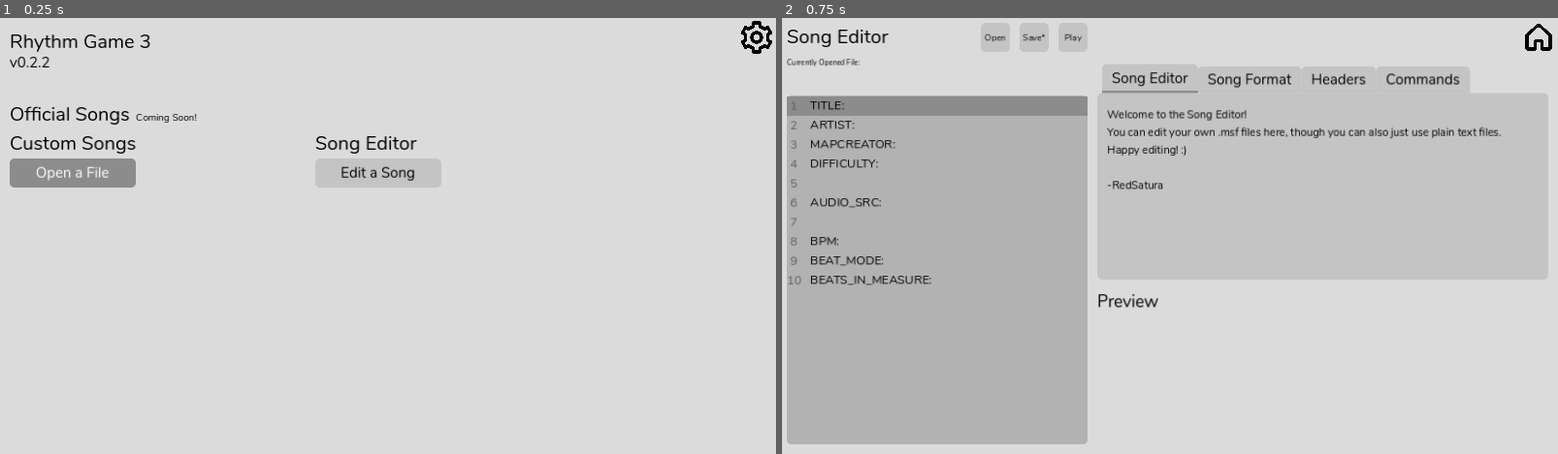
Above: before the commit, frames 1-2 (left to right).
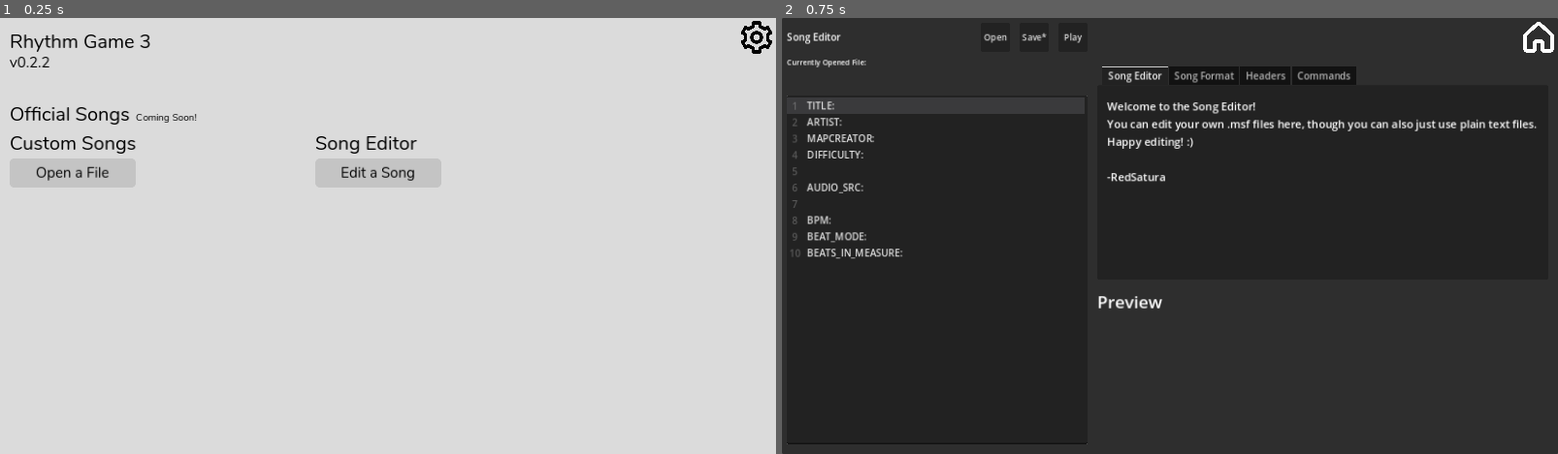
Above: after the commit, the same moments.

Repository: RedSatura/rhythm-game-3
Game: Godot game, scene res://scenes/title/title_screen.tscn
Two runs of this game, one before a commit and one after it. Both use one fixed random seed, a clock stepped at 60 frames per second and the inputs below.
Inputs:
- Up to frame 1 (0.25 s): no input
- Up to frame 2 (0.75 s): click "Edit a Song" at 0.5 s

The runs differ from the first frame. In frame 1, 1.0% of the frame differs, in the area x 1-18%, y 32-39%; in frame 2, 99%, in the area x 0-100%, y 0-100%.

Commit message:
theme changes, change note lane textures

Diff:
--- a/project.godot
+++ b/project.godot
@@ -20,6 +20,7 @@
 
 SignalHandler="*res://scripts/signal handler/signal_handler.gd"
 GlobalData="*res://scripts/global data/global_data.gd"
+DataSaver="*res://scripts/data_saver/data_saver.gd"
 
 [debug]
 
--- a/scenes/editor/song_editor.gd
+++ b/scenes/editor/song_editor.gd
@@ -39,7 +39,6 @@
 	SignalHandler.connect("beat_occured", Callable(self, "process_beat"))
 	song_manager_viewport.visible = false
 	song_validator.highlighting_color = highlighting_color
-	$UI.theme = GlobalData.global_settings["theme"]
 	code_edit.grab_focus()
 
 func _on_open_pressed() -> void:
--- a/scenes/editor/song_editor.tscn
+++ b/scenes/editor/song_editor.tscn
@@ -1,9 +1,8 @@
-[gd_scene load_steps=8 format=3 uid="uid://cy0hcyuyxp8sr"]
+[gd_scene load_steps=12 format=3 uid="uid://cy0hcyuyxp8sr"]
 
 [ext_resource type="Script" path="res://scenes/editor/song_editor.gd" id="1_m8jub"]
 [ext_resource type="PackedScene" uid="uid://ieks0tgggfiu" path="res://scenes/song_manager/song_manager.tscn" id="2_cdhk3"]
 [ext_resource type="PackedScene" uid="uid://bltgltqli3hk0" path="res://scenes/song_validator/song_validator.tscn" id="3_28ch4"]
-[ext_resource type="Theme" uid="uid://difwrn3vbn48p" path="res://styles/default_theme.tres" id="4_8og5i"]
 [ext_resource type="Texture2D" uid="uid://cbdrwyxdt2ook" path="res://assets/icons/house-bold-svgrepo-com.svg" id="5_xkohr"]
 
 [sub_resource type="InputEventAction" id="InputEventAction_yfhqm"]
@@ -11,6 +10,16 @@
 
 [sub_resource type="Shortcut" id="Shortcut_j002f"]
 events = [SubResource("InputEventAction_yfhqm")]
+
+[sub_resource type="StyleBoxEmpty" id="StyleBoxEmpty_5agte"]
+
+[sub_resource type="StyleBoxEmpty" id="StyleBoxEmpty_meuqb"]
+
+[sub_resource type="StyleBoxEmpty" id="StyleBoxEmpty_n18v5"]
+
+[sub_resource type="StyleBoxEmpty" id="StyleBoxEmpty_oule7"]
+
+[sub_resource type="StyleBoxEmpty" id="StyleBoxEmpty_jn6ve"]
 
 [node name="SongEditor" type="Node2D"]
 script = ExtResource("1_m8jub")
@@ -27,7 +36,6 @@
 anchors_preset = 0
 offset_right = 40.0
 offset_bottom = 40.0
-theme = ExtResource("4_8og5i")
 
 [node name="Panel" type="Panel" parent="UI"]
 layout_mode = 0
@@ -289,9 +297,12 @@
 offset_left = 1216.0
 offset_right = 1280.0
 offset_bottom = 64.0
-toggle_mode = true
+theme_override_styles/normal = SubResource("StyleBoxEmpty_5agte")
+theme_override_styles/hover = SubResource("StyleBoxEmpty_meuqb")
+theme_override_styles/pressed = SubResource("StyleBoxEmpty_n18v5")
+theme_override_styles/disabled = SubResource("StyleBoxEmpty_oule7")
+theme_override_styles/focus = SubResource("StyleBoxEmpty_jn6ve")
 icon = ExtResource("5_xkohr")
-flat = true
 icon_alignment = 1
 expand_icon = true
 
--- a/scenes/note_lane/note/note.gd
+++ b/scenes/note_lane/note/note.gd
@@ -5,12 +5,7 @@
 var distance_to_target: Vector2 = Vector2.ZERO
 var movement_speed: Vector2 = Vector2.ZERO
 
-var beats_existed: int = 0
-
-@onready var note_info: Node = $NoteInfo
-
 func _ready() -> void:
-	SignalHandler.connect("beat_occured", Callable(self, "beat_occured"))
 	movement_speed = Vector2(distance_to_target.x / note_speed, distance_to_target.y / note_speed)
 
 func _physics_process(delta: float) -> void:
@@ -20,7 +15,3 @@
 func _on_visible_on_screen_notifier_2d_screen_exited() -> void:
 	SignalHandler.emit_signal("note_missed")
 	queue_free()
-
-func beat_occured(_pos: int) -> void:
-	beats_existed += 1
-	note_info.text = str(beats_existed)
--- a/scenes/note_lane/note/note.tscn
+++ b/scenes/note_lane/note/note.tscn
@@ -1,6 +1,7 @@
-[gd_scene load_steps=3 format=3 uid="uid://chb7hawa2uvgu"]
+[gd_scene load_steps=4 format=3 uid="uid://chb7hawa2uvgu"]
 
 [ext_resource type="Script" path="res://scenes/note_lane/note/note.gd" id="1_7d4lo"]
+[ext_resource type="Texture2D" uid="uid://c2f4gd58q2jxy" path="res://assets/textures/note_bg.png" id="2_4ub0x"]
 
 [sub_resource type="CircleShape2D" id="CircleShape2D_mxjhr"]
 radius = 8.0
@@ -10,17 +11,12 @@
 script = ExtResource("1_7d4lo")
 note_speed = 1.25
 
-[node name="CollisionShape2D" type="CollisionShape2D" parent="."]
-shape = SubResource("CircleShape2D_mxjhr")
-
-[node name="Polygon2D" type="Polygon2D" parent="."]
-color = Color(1, 1, 1, 0.501961)
-polygon = PackedVector2Array(0, 32, 24, 24, 32, 0, 24, -24, 0, -32, -24, -24, -32, 0, -24, 24)
-
-[node name="VisibleOnScreenNotifier2D" type="VisibleOnScreenNotifier2D" parent="."]
-visible = false
-position = Vector2(1.90735e-06, 1.90735e-06)
-scale = Vector2(3.2, 3.2)
+[node name="TextureRect" type="TextureRect" parent="."]
+offset_left = -32.0
+offset_top = -32.0
+offset_right = 32.0
+offset_bottom = 32.0
+texture = ExtResource("2_4ub0x")
 
 [node name="NoteInfo" type="Label" parent="."]
 visible = false
@@ -33,4 +29,12 @@
 horizontal_alignment = 1
 vertical_alignment = 1
 
+[node name="CollisionShape2D" type="CollisionShape2D" parent="."]
+shape = SubResource("CircleShape2D_mxjhr")
+
+[node name="VisibleOnScreenNotifier2D" type="VisibleOnScreenNotifier2D" parent="."]
+visible = false
+position = Vector2(1.90735e-06, 1.90735e-06)
+scale = Vector2(3.2, 3.2)
+
 [connection signal="screen_exited" from="VisibleOnScreenNotifier2D" to="." method="_on_visible_on_screen_notifier_2d_screen_exited"]
--- a/scenes/note_lane/note_lane.gd
+++ b/scenes/note_lane/note_lane.gd
@@ -6,10 +6,10 @@
 @onready var note_spawn_position: Node = $NoteSpawnPosition
 @onready var note_cooldown_timer: Node = $NoteCooldownTimer
 
-@onready var hitspot: Node = $Hitspot
-@onready var hitspot_flash_cooldown: Node = $Hitspot/HitspotFlashCooldown
+@onready var note_detector: Node = $NoteDetector
 
 @onready var lane_background: Node = $UI/LaneBackground
+@onready var note_detector_background: Node = $UI/NoteDetectorBackground
 
 var current_note: Area2D = null
 
@@ -35,7 +35,7 @@
 
 func spawn_note() -> void:
 	var new_note: Node = load("res://scenes/note_lane/note/note.tscn").instantiate()
-	new_note.distance_to_target = Vector2(hitspot.position.x - note_spawn_position.position.x, hitspot.position.y - note_spawn_position.position.y)
+	new_note.distance_to_target = Vector2(note_detector.position.x - note_spawn_position.position.x, note_detector.position.y - note_spawn_position.position.y)
 	add_child(new_note)
 	new_note.global_position = note_spawn_position.global_position
 
@@ -60,8 +60,6 @@
 					handle_input_on_note()
 
 func handle_input_on_note() -> void:
-	hitspot.color.r = 0.5
-	hitspot_flash_cooldown.start()
 	if current_note != null:
 		if good:
 			SignalHandler.emit_signal("note_hit", "GOOD")
@@ -77,9 +75,6 @@
 func _on_note_detector_area_exited(_area: Area2D) -> void:
 	current_note = null
 	good = false
-
-func _on_hitspot_flash_cooldown_timeout() -> void:
-	hitspot.color.r = 0.176
 
 func measure_occured() -> void:
 	pass
--- a/scenes/note_lane/note_lane.tscn
+++ b/scenes/note_lane/note_lane.tscn
@@ -1,6 +1,7 @@
-[gd_scene load_steps=5 format=3 uid="uid://cxhghnc6fqebu"]
+[gd_scene load_steps=6 format=3 uid="uid://cxhghnc6fqebu"]
 
 [ext_resource type="Script" path="res://scenes/note_lane/note_lane.gd" id="1_ipfhx"]
+[ext_resource type="Texture2D" uid="uid://bnj20qqck2yye" path="res://assets/textures/note_detector_bg.png" id="2_t7pny"]
 
 [sub_resource type="CircleShape2D" id="CircleShape2D_qbr3x"]
 
@@ -21,13 +22,23 @@
 offset_top = -640.0
 offset_right = -64.0
 offset_bottom = -640.0
-metadata/_edit_group_ = true
 
 [node name="LaneBackground" type="ColorRect" parent="UI"]
+modulate = Color(0.7, 0.7, 0.7, 1)
 layout_mode = 0
 offset_right = 128.0
 offset_bottom = 720.0
 color = Color(0.819608, 0.819608, 0.819608, 0.384314)
+
+[node name="NoteDetectorBackground" type="TextureRect" parent="UI"]
+modulate = Color(0.54902, 0.54902, 0.54902, 1)
+layout_mode = 0
+offset_left = 24.0
+offset_top = 600.0
+offset_right = 104.0
+offset_bottom = 680.0
+texture = ExtResource("2_t7pny")
+expand_mode = 1
 
 [node name="PerfectArea" type="Area2D" parent="."]
 visible = false
@@ -35,14 +46,6 @@
 
 [node name="CollisionShape2D" type="CollisionShape2D" parent="PerfectArea"]
 shape = SubResource("CircleShape2D_qbr3x")
-
-[node name="Hitspot" type="Polygon2D" parent="."]
-color = Color(0.176471, 0.176471, 0.176471, 0.372549)
-polygon = PackedVector2Array(0, -48, -32, -32, -48, 0, -32, 32, 0, 48, 32, 32, 48, 0, 32, -32)
-
-[node name="HitspotFlashCooldown" type="Timer" parent="Hitspot"]
-wait_time = 0.1
-one_shot = true
 
 [node name="NoteDetector" type="Area2D" parent="."]
 visible = false
@@ -66,7 +69,6 @@
 
 [connection signal="area_entered" from="PerfectArea" to="." method="_on_perfect_area_area_entered"]
 [connection signal="area_exited" from="PerfectArea" to="." method="_on_perfect_area_area_exited"]
-[connection signal="timeout" from="Hitspot/HitspotFlashCooldown" to="." method="_on_hitspot_flash_cooldown_timeout"]
 [connection signal="area_entered" from="NoteDetector" to="." method="_on_note_detector_area_entered"]
 [connection signal="area_exited" from="NoteDetector" to="." method="_on_note_detector_area_exited"]
 [connection signal="input_event" from="NoteDetector" to="." method="_on_note_detector_input_event"]
--- a/scenes/song_validator/song_validator.gd
+++ b/scenes/song_validator/song_validator.gd
@@ -53,7 +53,6 @@
 		#apparently line content is set at SONG_START at the end, so you need to reset it for it to work again
 		line_content = ""
 		current_line_in_file = 0
-		var start_command_found: bool = false
 		#Gets the song metadata type
 		#Ex. Gets SONG_TITLE from SONG_TITLE: Test Song
 		var metadata_type_regex: RegEx = RegEx.new()
--- a/scenes/stage/stage.gd
+++ b/scenes/stage/stage.gd
@@ -1,6 +1,6 @@
 extends Node2D
 
-@onready var song_manager: Node = $SongManager
+@onready var song_manager: Node = $UI/SongManager
 @onready var note_feedback_label: Node = $UI/NoteFeedbackLabel
 
 @export var in_editor: bool = false
@@ -9,6 +9,7 @@
 
 func _ready() -> void:
 	SignalHandler.connect("song_ended", Callable(self, "process_song_end"))
+	$UI.theme = GlobalData.global_settings["theme"]
 
 func _on_button_pressed() -> void:
 	get_tree().change_scene_to_file("res://scenes/title/title_screen.tscn")
--- a/scenes/stage/stage.tscn
+++ b/scenes/stage/stage.tscn
@@ -10,24 +10,6 @@
 [ext_resource type="Script" path="res://scenes/stage/ui/note_feedback_label.gd" id="6_26smg"]
 [ext_resource type="Script" path="res://test/time_elapsed_label.gd" id="6_ik5x7"]
 
-[sub_resource type="LabelSettings" id="LabelSettings_3ikd6"]
-font_size = 32
-
-[sub_resource type="LabelSettings" id="LabelSettings_jgl2l"]
-font_size = 46
-
-[sub_resource type="LabelSettings" id="LabelSettings_02gkq"]
-font_size = 32
-
-[sub_resource type="LabelSettings" id="LabelSettings_qc7nf"]
-font_size = 32
-
-[sub_resource type="LabelSettings" id="LabelSettings_cmwtn"]
-font_size = 38
-
-[sub_resource type="LabelSettings" id="LabelSettings_v86rb"]
-font_size = 12
-
 [node name="Stage" type="Node2D"]
 process_mode = 3
 script = ExtResource("1_je8j5")
@@ -50,6 +32,7 @@
 offset_left = 1216.0
 offset_right = 1280.0
 offset_bottom = 64.0
+focus_mode = 0
 icon = ExtResource("3_fb8qo")
 flat = true
 expand_icon = true
@@ -59,6 +42,7 @@
 layout_mode = 0
 offset_right = 64.0
 offset_bottom = 64.0
+focus_mode = 0
 icon = ExtResource("4_hqsi5")
 flat = true
 expand_icon = true
@@ -70,7 +54,6 @@
 offset_top = 256.0
 offset_right = 856.0
 offset_bottom = 384.0
-label_settings = SubResource("LabelSettings_3ikd6")
 horizontal_alignment = 1
 vertical_alignment = 1
 script = ExtResource("6_26smg")
@@ -111,9 +94,9 @@
 [node name="Results" type="Control" parent="UI"]
 layout_mode = 3
 anchors_preset = 0
-offset_left = 352.0
+offset_left = 384.0
 offset_top = 64.0
-offset_right = 864.0
+offset_right = 896.0
 offset_bottom = 640.0
 script = ExtResource("5_blj8g")
 
@@ -123,8 +106,8 @@
 offset_top = 64.0
 offset_right = 512.0
 offset_bottom = 128.0
+theme_override_font_sizes/font_size = 40
 text = "Results"
-label_settings = SubResource("LabelSettings_jgl2l")
 
 [node name="Perfect" type="Label" parent="UI/Results"]
 layout_mode = 0
@@ -133,7 +116,6 @@
 offset_right = 320.0
 offset_bottom = 192.0
 text = "Perfect: "
-label_settings = SubResource("LabelSettings_02gkq")
 vertical_alignment = 1
 
 [node name="PerfectResult" type="Label" parent="UI/Results/Perfect"]
@@ -142,7 +124,6 @@
 offset_right = 384.0
 offset_bottom = 64.0
 text = "0"
-label_settings = SubResource("LabelSettings_qc7nf")
 horizontal_alignment = 2
 vertical_alignment = 1
 
@@ -153,7 +134,6 @@
 offset_right = 320.0
 offset_bottom = 256.0
 text = "Good: "
-label_settings = SubResource("LabelSettings_02gkq")
 vertical_alignment = 1
 
 [node name="GoodResult" type="Label" parent="UI/Results/Good"]
@@ -162,7 +142,6 @@
 offset_right = 384.0
 offset_bottom = 64.0
 text = "0"
-label_settings = SubResource("LabelSettings_qc7nf")
 horizontal_alignment = 2
 vertical_alignment = 1
 
@@ -173,7 +152,6 @@
 offset_right = 320.0
 offset_bottom = 320.0
 text = "Miss: "
-label_settings = SubResource("LabelSettings_02gkq")
 vertical_alignment = 1
 
 [node name="MissResult" type="Label" parent="UI/Results/Miss"]
@@ -182,7 +160,6 @@
 offset_right = 384.0
 offset_bottom = 64.0
 text = "0"
-label_settings = SubResource("LabelSettings_qc7nf")
 horizontal_alignment = 2
 vertical_alignment = 1
 
@@ -193,25 +170,25 @@
 offset_right = 288.0
 offset_bottom = 448.0
 text = "Hit Rate: "
-label_settings = SubResource("LabelSettings_02gkq")
 vertical_alignment = 1
 
 [node name="HitRatePercentResult" type="Label" parent="UI/Results/HitRate"]
 layout_mode = 0
+offset_left = 192.0
+offset_right = 384.0
+offset_bottom = 64.0
+text = "12.00%"
+horizontal_alignment = 2
+vertical_alignment = 1
+
+[node name="HitRateIntegerResult" type="Label" parent="UI/Results/HitRate"]
+layout_mode = 0
 offset_left = 224.0
-offset_right = 384.0
-offset_bottom = 64.0
-label_settings = SubResource("LabelSettings_cmwtn")
-horizontal_alignment = 2
-vertical_alignment = 1
-
-[node name="HitRateIntegerResult" type="Label" parent="UI/Results/HitRate"]
-layout_mode = 0
-offset_left = 256.0
-offset_top = 47.0
-offset_right = 384.0
-offset_bottom = 64.0
-label_settings = SubResource("LabelSettings_v86rb")
+offset_top = 64.0
+offset_right = 384.0
+offset_bottom = 87.0
+theme_override_font_sizes/font_size = 16
+text = "4 / 4"
 horizontal_alignment = 2
 vertical_alignment = 1
 
@@ -222,6 +199,7 @@
 [node name="SongManager" parent="UI" instance=ExtResource("6_0b2l7")]
 position = Vector2(384, 0)
 in_editor = false
+metadata/_edit_lock_ = true
 
 [connection signal="pressed" from="UI/Button" to="." method="_on_button_pressed"]
 [connection signal="pressed" from="UI/PauseButton" to="." method="_on_pause_button_pressed"]
--- a/scenes/stage/ui/note_feedback_label.gd
+++ b/scenes/stage/ui/note_feedback_label.gd
@@ -14,16 +14,16 @@
 	match grade:
 		"PERFECT":
 			combo += 1
-			update_label("PERFECT")
+			update_label("Perfect!")
 		"GOOD":
 			combo += 1
-			update_label("GOOD")
+			update_label("Good")
 		"MISS":
 			combo = 0
-			update_label("MISS")
+			update_label("Miss")
 
-func update_label(grade: String) -> void:
-	self.text = str(grade) + "!\nCombo x%d" % [combo]
+func update_label(message: String) -> void:
+	self.text = str(message) + "\nCombo x%d" % [combo]
 	self.visible = true
 	$VisibilityTimer.start()
 
--- a/scenes/stage/ui/results/results_handler.gd
+++ b/scenes/stage/ui/results/results_handler.gd
@@ -25,7 +25,7 @@
 	$Miss/MissResult.text = str(miss)
 	var hit_rate: float = (float(perfect + good) / total_notes) * 100
 	$HitRate/HitRatePercentResult.text = "%3.2f" % hit_rate + '%'
-	$HitRate/HitRateIntegerResult.text = str(perfect + good) + '/' + str(total_notes)
+	$HitRate/HitRateIntegerResult.text = str(perfect + good) + ' / ' + str(total_notes)
 
 func process_note_hit(grade: String) -> void:
 	total_notes += 1
--- a/scenes/title/title_screen.tscn
+++ b/scenes/title/title_screen.tscn
@@ -1,9 +1,10 @@
-[gd_scene load_steps=8 format=3 uid="uid://d4glp02ecl6x5"]
+[gd_scene load_steps=9 format=3 uid="uid://d4glp02ecl6x5"]
 
 [ext_resource type="Script" path="res://scenes/title/song_file_picker.gd" id="1_b3hli"]
 [ext_resource type="Script" path="res://scenes/title/title_screen.gd" id="1_kubb5"]
 [ext_resource type="Theme" uid="uid://difwrn3vbn48p" path="res://styles/default_theme.tres" id="2_lpb5x"]
 [ext_resource type="PackedScene" uid="uid://bltgltqli3hk0" path="res://scenes/song_validator/song_validator.tscn" id="3_283yi"]
+[ext_resource type="Theme" uid="uid://8awncr10kw81" path="res://styles/dark_theme.tres" id="4_ad4ms"]
 [ext_resource type="PackedScene" uid="uid://cin78nuhqwsys" path="res://scenes/title/ui/options/options_button/options_button.tscn" id="5_g1xjh"]
 [ext_resource type="PackedScene" uid="uid://c126fvxjjjxl7" path="res://scenes/title/ui/options/options/options.tscn" id="6_tu506"]
 
@@ -31,7 +32,7 @@
 anchors_preset = 0
 offset_right = 40.0
 offset_bottom = 40.0
-theme = ExtResource("2_lpb5x")
+theme = ExtResource("4_ad4ms")
 
 [node name="Panel" type="Panel" parent="UI"]
 layout_mode = 0
--- a/scripts/global data/global_data.gd
+++ b/scripts/global data/global_data.gd
@@ -17,7 +17,18 @@
 	"starting_beat_in_measure": 1,
 }
 
+##TODO implement whtever this is its late
 var global_settings: Dictionary = {
 	"theme": null,
 	"theme_name": "light",
+	#KEY BINDS
+	"key_left_lane": null,
+	"key_center_left_lane": null,
+	"key_center_right_lane": null,
+	"key_right_lane": null,
+	"key_pause": null,
 }
+
+var game_data: Dictionary = {
+
+}
--- a/styles/dark_theme.tres
+++ b/styles/dark_theme.tres
@@ -209,6 +209,7 @@
 EditorDescLabel/base_type = &"Label"
 EditorDescLabel/colors/font_color = Color(1, 1, 1, 1)
 Label/colors/font_color = Color(1, 1, 1, 1)
+Label/colors/font_outline_color = Color(1, 1, 1, 1)
 Label/fonts/font = ExtResource("1_17m2y")
 LineEdit/font_sizes/font_size = 14
 MessageDisplay/base_type = &"Panel"
--- a/styles/default_theme.tres
+++ b/styles/default_theme.tres
@@ -13,23 +13,23 @@
 corner_radius_bottom_right = 8
 corner_radius_bottom_left = 8
 
-[sub_resource type="StyleBoxFlat" id="StyleBoxFlat_cp4d4"]
-content_margin_left = 4.0
-content_margin_top = 4.0
-content_margin_right = 4.0
-content_margin_bottom = 4.0
-bg_color = Color(0.54902, 0.54902, 0.54902, 1)
-corner_radius_top_left = 8
-corner_radius_top_right = 8
-corner_radius_bottom_right = 8
-corner_radius_bottom_left = 8
-
-[sub_resource type="StyleBoxFlat" id="StyleBoxFlat_csad4"]
-content_margin_left = 4.0
-content_margin_top = 4.0
-content_margin_right = 4.0
-content_margin_bottom = 4.0
-bg_color = Color(0.54902, 0.54902, 0.54902, 1)
+[sub_resource type="StyleBoxFlat" id="StyleBoxFlat_xp2fi"]
+content_margin_left = 4.0
+content_margin_top = 4.0
+content_margin_right = 4.0
+content_margin_bottom = 4.0
+bg_color = Color(0.77, 0.77, 0.77, 1)
+corner_radius_top_left = 8
+corner_radius_top_right = 8
+corner_radius_bottom_right = 8
+corner_radius_bottom_left = 8
+
+[sub_resource type="StyleBoxFlat" id="StyleBoxFlat_l6dbq"]
+content_margin_left = 4.0
+content_margin_top = 4.0
+content_margin_right = 4.0
+content_margin_bottom = 4.0
+bg_color = Color(0.77, 0.77, 0.77, 1)
 corner_radius_top_left = 8
 corner_radius_top_right = 8
 corner_radius_bottom_right = 8
@@ -46,13 +46,12 @@
 corner_radius_bottom_right = 8
 corner_radius_bottom_left = 8
 
-[sub_resource type="StyleBoxFlat" id="StyleBoxFlat_641h5"]
-content_margin_left = 4.0
-content_margin_top = 4.0
-content_margin_right = 4.0
-content_margin_bottom = 4.0
-bg_color = Color(0.54902, 0.54902, 0.54902, 1)
-border_color = Color(0.54902, 0.54902, 0.54902, 0.784314)
+[sub_resource type="StyleBoxFlat" id="StyleBoxFlat_t4r2s"]
+content_margin_left = 4.0
+content_margin_top = 4.0
+content_margin_right = 4.0
+content_margin_bottom = 4.0
+bg_color = Color(0.77, 0.77, 0.77, 1)
 corner_radius_top_left = 8
 corner_radius_top_right = 8
 corner_radius_bottom_right = 8
@@ -133,7 +132,7 @@
 corner_radius_bottom_left = 4
 
 [sub_resource type="StyleBoxFlat" id="StyleBoxFlat_hvyis"]
-bg_color = Color(0.360784, 0.360784, 0.360784, 1)
+bg_color = Color(0.858824, 0.858824, 0.858824, 1)
 
 [sub_resource type="StyleBoxFlat" id="StyleBoxFlat_i103v"]
 bg_color = Color(0.77, 0.77, 0.77, 1)
@@ -179,9 +178,9 @@
 default_font_size = 32
 Button/colors/font_color = Color(0, 0, 0, 1)
 Button/colors/font_disabled_color = Color(0.7, 0.7, 0.7, 1)
-Button/colors/font_focus_color = Color(1, 1, 1, 1)
-Button/colors/font_hover_color = Color(1, 1, 1, 1)
-Button/colors/font_hover_pressed_color = Color(1, 1, 1, 1)
+Button/colors/font_focus_color = Color(0, 0, 0, 1)
+Button/colors/font_hover_color = Color(0, 0, 0, 1)
+Button/colors/font_hover_pressed_color = Color(0, 0, 0, 1)
 Button/colors/font_pressed_color = Color(1, 1, 1, 1)
 Button/colors/icon_focus_color = Color(0, 0, 0, 1)
 Button/colors/icon_hover_color = Color(0, 0, 0, 1)
@@ -190,10 +189,10 @@
 Button/colors/icon_pressed_color = Color(0, 0, 0, 1)
 Button/font_sizes/font_size = 24
 Button/styles/disabled = SubResource("StyleBoxFlat_8qojp")
-Button/styles/focus = SubResource("StyleBoxFlat_cp4d4")
-Button/styles/hover = SubResource("StyleBoxFlat_csad4")
+Button/styles/focus = SubResource("StyleBoxFlat_xp2fi")
+Button/styles/hover = SubResource("StyleBoxFlat_l6dbq")
 Button/styles/normal = SubResource("StyleBoxFlat_h2c84")
-Button/styles/pressed = SubResource("StyleBoxFlat_641h5")
+Button/styles/pressed = SubResource("StyleBoxFlat_t4r2s")
 CheckButton/colors/font_color = Color(0, 0, 0, 1)
 CheckButton/colors/font_focus_color = Color(0, 0, 0, 1)
 CheckButton/colors/font_hover_color = Color(0, 0, 0, 1)
Binary file added: assets/textures/note_bg.png
Not shown, added: assets/textures/note_bg.png.import
Binary file added: assets/textures/note_detector_bg.png
Not shown, added: assets/textures/note_detector_bg.png.import
Not shown: 1 places in scenes/stage/stage.tscn that only renumber resources
